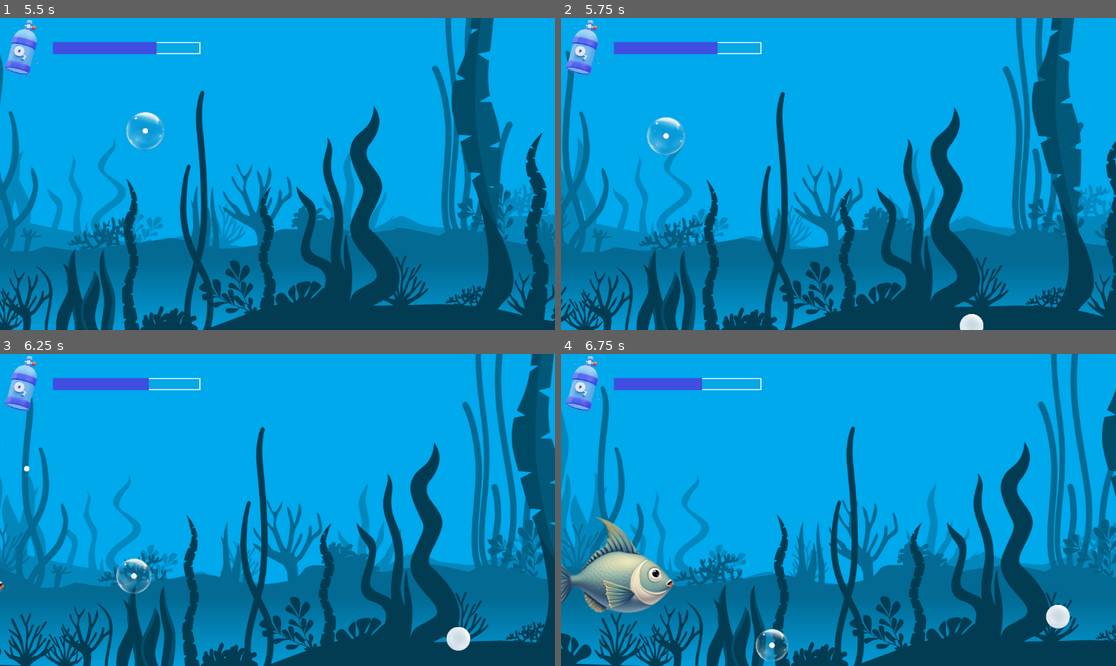
Above: before the commit, frames 1-4 (two rows, left to right).
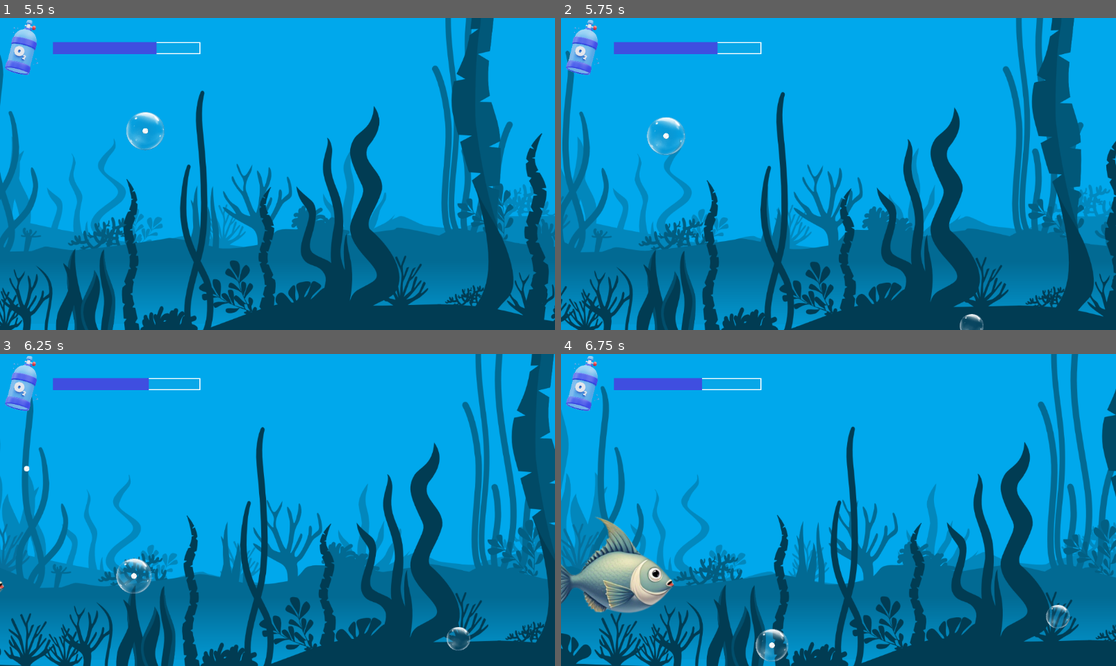
Above: after the commit, the same moments.

Repository: bagaretk/Game6PPL
Game: Godot game, scene res://menu.tscn
Two runs of this game, one before a commit and one after it. Both use one fixed random seed, a clock stepped at 60 frames per second and the inputs below.
Inputs (mouse positions are in pixels of both pictures, inside the frame that each line leads up to):
- Up to frame 1 (5.5 s): click (105, 192) at 0.5 s; tap Enter at 1.25 s; hold Right (ui_right) 1.28-2.03 s; tap Space (shoot) every 0.75 s from 1.35 to 5.1 s; hold Down (ui_down) 2.03-2.78 s; hold Right (ui_right) 2.78-3.53 s; hold Up (ui_up) 3.53-4.28 s; hold Left (ui_left) from 4.28 s (still down)
- Up to frame 2 (5.75 s): keep holding Left (ui_left)
- Up to frame 3 (6.25 s): release Left (ui_left) at 5.78 s; hold Down (ui_down) from 5.78 s (still down); tap Space (shoot) at 5.85 s
- Up to frame 4 (6.75 s): release Down (ui_down) at 6.53 s; hold Right (ui_right) from 6.53 s (still down); tap Space (shoot) at 6.6 s

Frame 1 is identical in both runs. In frame 2, 0.2% of the frame differs, in the area x 71-77%, y 94-100%; in frame 3, 0.3%; in frame 4, 0.3%, in the area x 87-92%, y 80-88%.

Commit message:
Oxygen+update sprite2d

Diff:
--- a/Player_Movement.tscn
+++ b/Player_Movement.tscn
@@ -83,17 +83,6 @@
 "speed": 18.0
 }]
 
-[sub_resource type="StyleBoxFlat" id="StyleBoxFlat_y65yp"]
-bg_color = Color(0.6, 0.6, 0.6, 0.0509804)
-border_width_left = 1
-border_width_top = 1
-border_width_right = 1
-border_width_bottom = 1
-border_color = Color(1, 1, 1, 1)
-
-[sub_resource type="StyleBoxFlat" id="StyleBoxFlat_7gyi1"]
-bg_color = Color(0.246702, 0.304111, 0.876016, 1)
-
 [node name="Player" type="CharacterBody2D" groups=["Player"]]
 position = Vector2(580, 318)
 script = ExtResource("1_bvn0q")
--- a/healthbubble.tscn
+++ b/healthbubble.tscn
@@ -74,7 +74,6 @@
 script = ExtResource("1_5nbjy")
 
 [node name="Sprite2D" type="Sprite2D" parent="."]
-visible = false
 scale = Vector2(0.12, 0.12)
 texture = ExtResource("2_knurc")
 
@@ -83,6 +82,7 @@
 shape = SubResource("CircleShape2D_e2qhn")
 
 [node name="AnimatedSprite2D" type="AnimatedSprite2D" parent="."]
+visible = false
 scale = Vector2(0.215, 0.215)
 sprite_frames = SubResource("SpriteFrames_ms70h")
 autoplay = "default"
